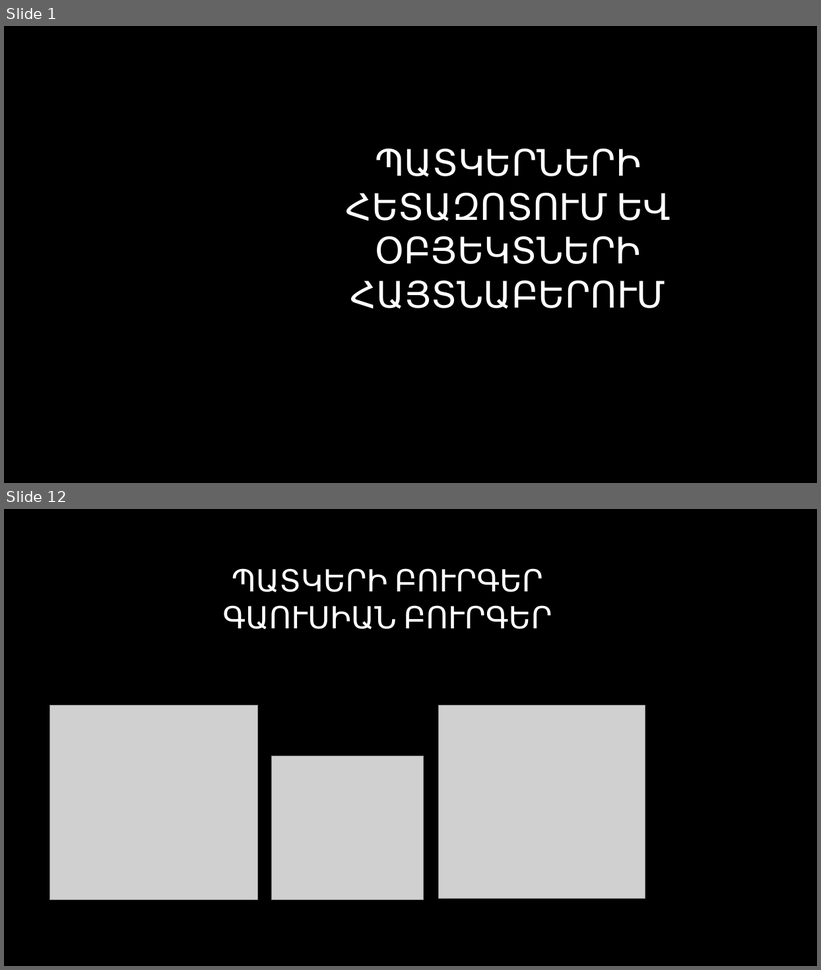
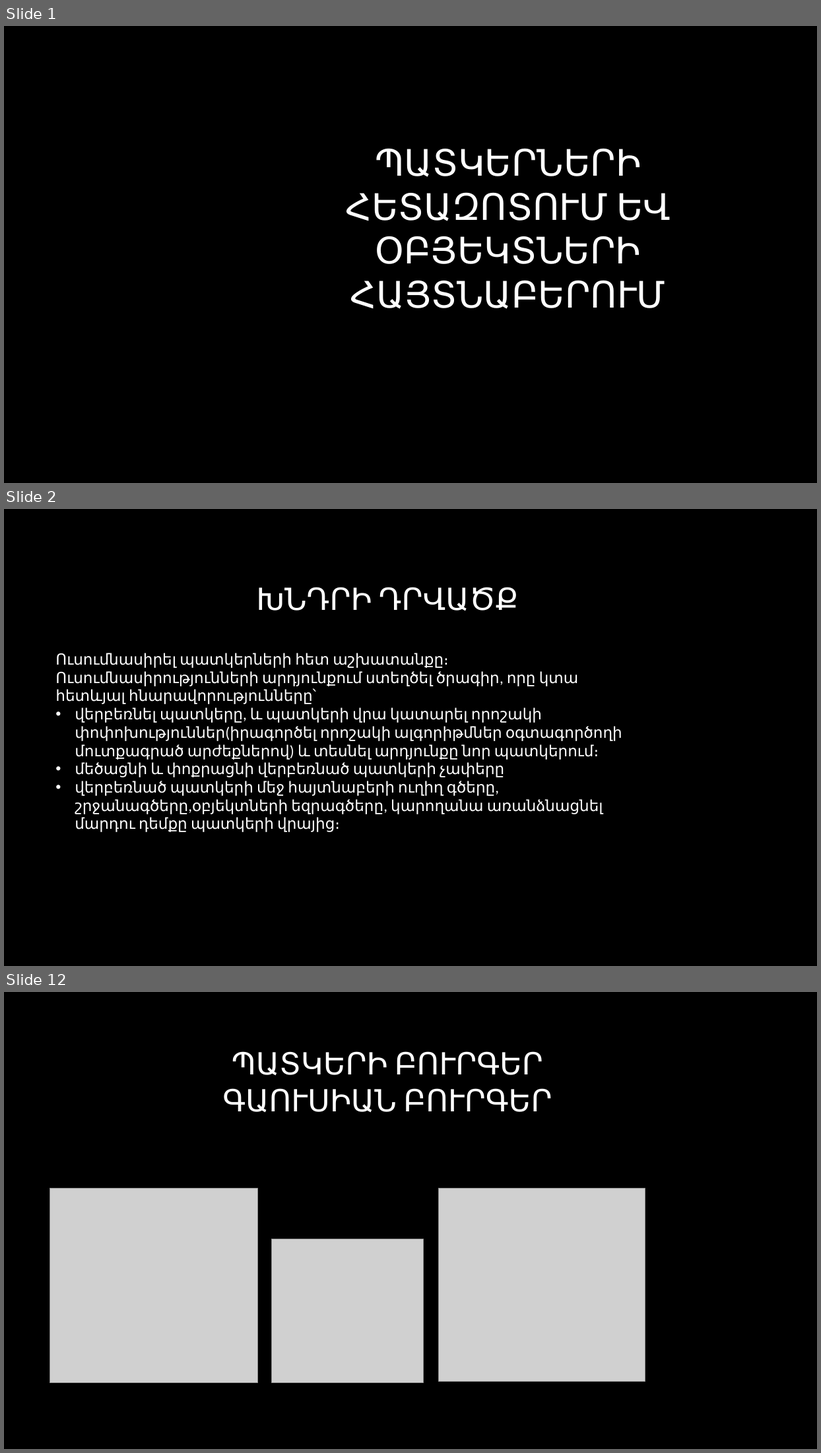
Before and after one commit to CGevorg/OpenKrypton, a slide deck: presentation/Presentation.pptx. Shown one above the other, each under a label of ours: slides 1 and 12 before the commit, slides 1, 2 and 12 after it; the slides between them are not shown. The pictures are 821x970 and 821x1453 pixels, drawn with LibreOffice and Linux fonts; fonts in the diff are those of the drawing; grey boxes stand for pictures; background and template pictures are left out. Boxes give left, top, right and bottom in pixels: in the first picture for what was removed or moved away, otherwise in the second. Text is boxed around its words. In the diff, an @@ line names an element or a change of style, - is before the commit and + after.

```diff
--- a/presentation/Presentation.pptx
+++ b/presentation/Presentation.pptx
@@ slide 2 added at box(4, 509, 817, 966), background picture (left out) @@
@@ title added at box(256, 587, 519, 611), 36 pt, text #FFFFFF @@
+ԽՆԴՐԻ ԴՐՎԱԾՔ
@@ text added at box(55, 653, 622, 815), 18 pt, text #FFFFFF @@
+Ուսումնասիրել պատկերների հետ աշխատանքը։ Ուսումնասիրությունների արդյունքում ստեղծել ծրագիր, որը կտա հետևյալ հնարավորությունները՝
+• վերբեռնել պատկերը, և պատկերի վրա կատարել որոշակի փոփոխություններ(իրագործել որոշակի ալգորիթմներ օգտագործողի մուտքագրած արժեքներով) և տեսնել արդյունքը նոր պատկերում։
+• մեծացնի և փոքրացնի վերբեռնած պատկերի չափերը
+• վերբեռնած պատկերի մեջ հայտնաբերի ուղիղ գծերը, շրջանագծերը,օբյեկտների եզրագծերը, կարողանա առանձնացնել մարդու դեմքը պատկերի վրայից։
```
Also in this commit, not shown: 11 slides changed, 5 other slides added, 2 slides removed, 1 other file.
